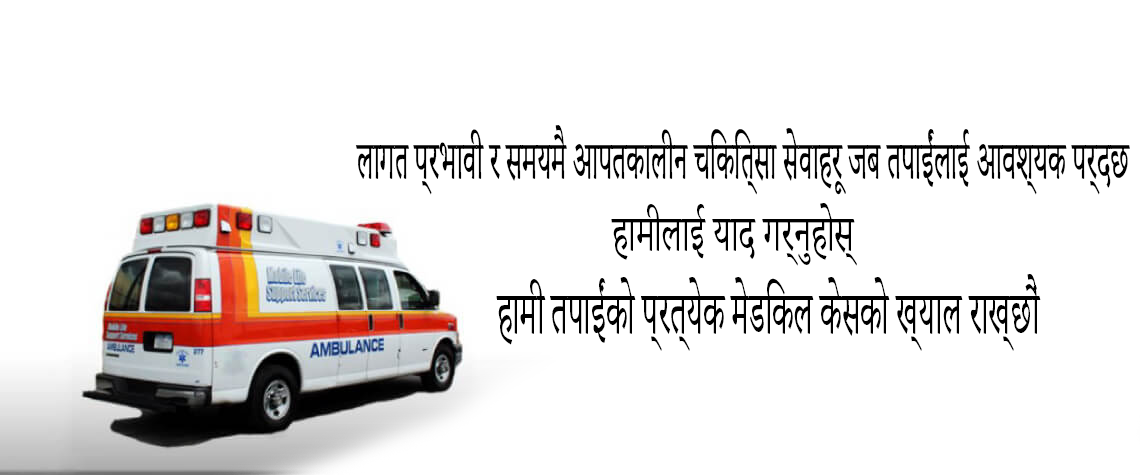
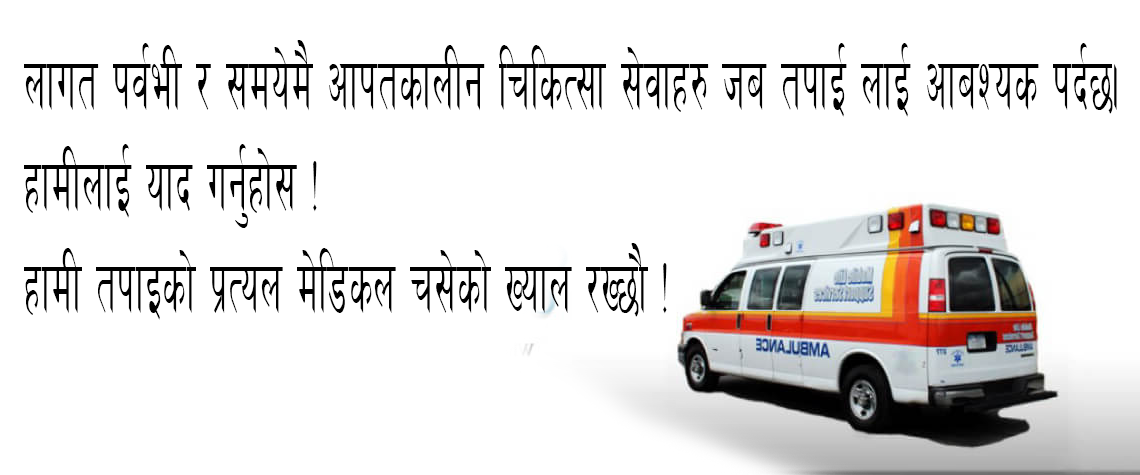
Layered file, before and after one edit (1140x475). Changes by layer:
renamed "हामी तपाईंको प्रत्येक मेडिकल केसको ख्याल राख्छौं" to "nfut kj{eL / ;do]d} cfktsfnLg lrlsT;f ;]jfx? ha tkfO{ nfO{ cfaZ", painted on it over [24, 40, 1117, 351]
removed layer "हामीलाई याद गर्नुहोस्" over [611, 203, 857, 266]
removed layer "लागत प्रभावी र समयमै आपतकालीन चिकित्सा सेवाहरू जब तपाईंलाई आवश" over [355, 125, 1130, 195]
painted on "Layer 1" over [0, 40, 1140, 475]
painted on "Layer 0" over [0, 192, 1140, 475]
